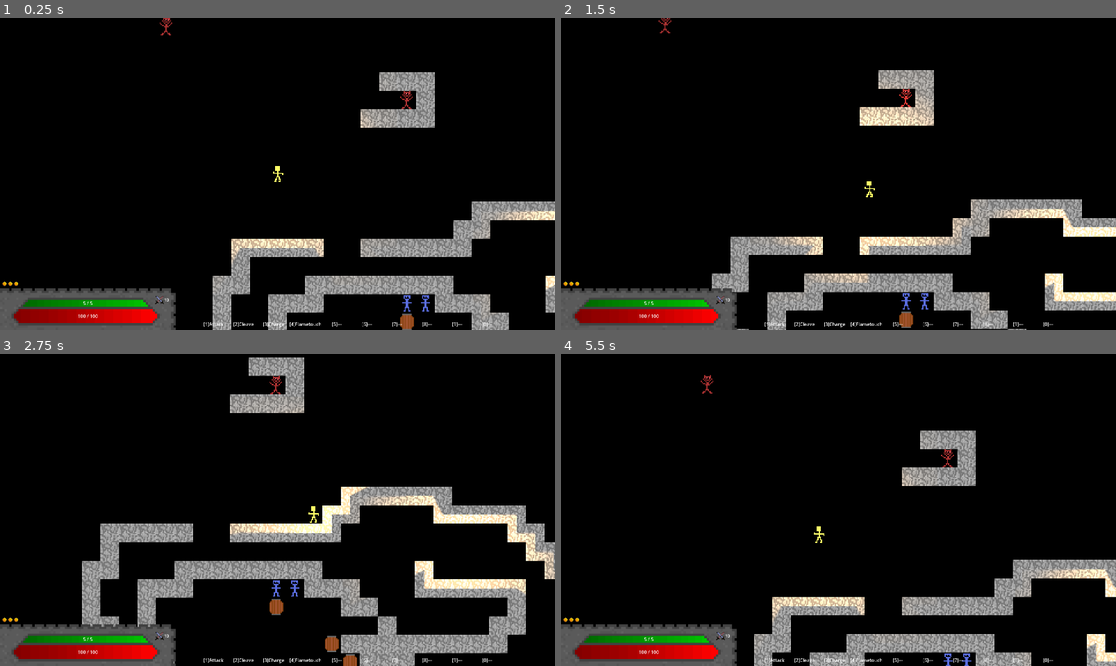
Above: before the commit, frames 1-4 (two rows, left to right).
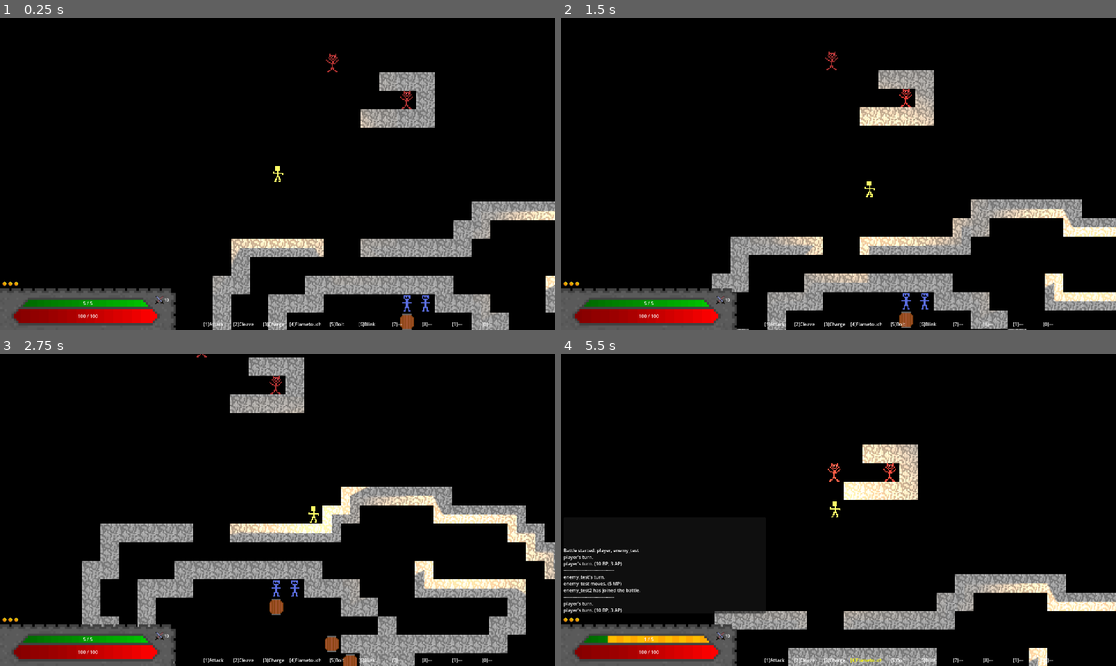
Above: after the commit, the same moments.

Repository: E-Rodowicz/Project-Fantasy
Game: Godot game, scene res://scenes/levels/world.tscn
Same seed, same stepped clock (60 frames per second), same inputs: the game is played once before the commit and once after it.
Inputs:
- Up to frame 1 (0.25 s): no input
- Up to frame 2 (1.5 s): tap Enter at 0.5 s; hold Right (ui_right) 0.53-1.28 s; hold E (interact) 0.53-1.28 s; tap G (end_turn) at 0.6 s; hold Down (ui_down) from 1.28 s (still down); tap E (interact) at 1.35 s
- Up to frame 3 (2.75 s): tap G (end_turn) at 1.55 s; release Down (ui_down) at 2.03 s; hold Right (ui_right) from 2.03 s (still down); hold E (interact) from 2.03 s (still down); tap 0 (ability_0) at 2.1 s
- Up to frame 4 (5.5 s): release Right (ui_right) at 2.78 s; release E (interact) at 2.78 s; hold Up (ui_up) 2.78-3.53 s; tap 1 (ability_1) at 2.85 s; tap G (end_turn) at 3.05, 4.55 s; hold E (interact) 3.53-4.28 s; hold Left (ui_left) 3.53-5.03 s; tap 2 (ability_2) at 3.6 s; tap Q (cancel) at 4.15 s; tap 3 (ability_3) at 4.35 s; hold Down (ui_down) from 5.03 s (still down); hold E (interact) from 5.03 s (still down); tap 4 (ability_4) at 5.1 s

The runs differ from the first frame. In frame 1, 0.2% of the frame differs, in the area x 28-68%, y 0-100%; in frame 2, 0.1%; in frame 3, less than 0.1%; in frame 4, 16%, in the area x 0-100%, y 6-100%.

Commit message:
Added abilities Bolt + Blink
Added the chained lightning ability and the teleport+stab ability.

Diff:
--- a/scenes/levels/world.tscn
+++ b/scenes/levels/world.tscn
@@ -284,7 +284,7 @@
 occluder = SubResource("OccluderPolygon2D_w2p53")
 
 [node name="enemy_test" parent="." unique_id=837642104 instance=ExtResource("5_7xgas")]
-position = Vector2(-248, -312)
+position = Vector2(-104, -280)
 stats = ExtResource("6_gy5pc")
 
 [node name="enemy_test2" parent="." unique_id=984877115 instance=ExtResource("5_7xgas")]
--- a/scripts/autoloaders/AbilityDB.gd
+++ b/scripts/autoloaders/AbilityDB.gd
@@ -3,21 +3,6 @@
 var abilities: Dictionary = {
 	# ------------ RED ------------
 	# ------------ LEVEL 2 ------------
-	"cleave": {
-		"id": "cleave",
-		"name": "Cleave",
-		"tree": "red",
-		"level_req": 2,
-		"cost": {"ap": 1},
-		"sp_cost": 3,
-		"targeting": "direction",
-		"range": 3,
-		"damage_percent": 0.66,
-		"hit_modifier": -0.1,
-		"dismember_one_hand": 0.025,
-		"dismember_two_hand": 0.05,
-		"description": "Attacks in a horizontal line of 4 tiles for 50% damage. Small chance to insta-kill each target."
-		},
 	"charge": {
 		"id": "charge",
 		"name": "Charge",
@@ -34,11 +19,54 @@
 		"hit_modifier": 0.0,
 		"description": "Charges in a line, hitting targets along the way for 50% damage. Endpoint target takes 100% and is pushed. No room to push? 300% crush damage instead."
 		},
+	"cleave": {
+		"id": "cleave",
+		"name": "Cleave",
+		"tree": "red",
+		"level_req": 2,
+		"cost": {"ap": 1},
+		"sp_cost": 3,
+		"targeting": "direction",
+		"range": 3,
+		"damage_percent": 0.66,
+		"hit_modifier": -0.1,
+		"dismember_one_hand": 0.025,
+		"dismember_two_hand": 0.05,
+		"description": "Attacks in a horizontal line of 4 tiles for 50% damage. Small chance to insta-kill each target."
+		},
 	# ------------ GREEN ------------
 	# ------------ LEVEL 2 ------------
-	# N/A
+	"blink": {
+		"id": "blink",
+		"name": "Blink",
+		"tree": "green",
+		"level_req": 2,
+		"cost": {"ap": 1, "mp": 3},
+		"sp_cost": 3,
+		"targeting": "blink",
+		"blink_range": 5,
+		"damage_percent": 1.5,
+		"hit_modifier": 0.0,
+		"description": "Teleport near an enemy and strike for 150% damage. Gain 33% dodge on next attack."
+		},
 	# ------------ BLUE ------------
 	# ------------ LEVEL 2 ------------
+	"bolt": {
+		"id": "bolt",
+		"name": "Bolt",
+		"tree": "blue",
+		"level_req": 2,
+		"cost": {"bp": 1, "sc": 1},
+		"sp_cost": 3,
+		"targeting": "line",
+		"range_ortho": 3,
+		"range_diag": 2,
+		"damage_percent": 1.0,
+		"hit_modifier": 0.0,
+		"bounce_range": 5,
+		"max_sc": 6,
+		"description": "Fire a bolt of lightning. Bounces between targets with decreasing damage."
+		},
 	"flametouch": {
 		"id": "flametouch",
 		"name": "Flametouch",
@@ -73,6 +101,10 @@
 			instance = ChargeAbility.new()
 		"flametouch":
 			instance = FlameTouchAbility.new()
+		"bolt":
+			instance = BoltAbility.new()
+		"blink":
+			instance = BlinkAbility.new()
 
 	if instance != null:
 		instance.setup(abilities[ability_id])
--- a/scripts/autoloaders/BattleManager.gd
+++ b/scripts/autoloaders/BattleManager.gd
@@ -92,6 +92,7 @@
 func end_turn() -> void:
 	if not active:
 		return
+	CombatLog.add("----------------------------------")
 	await get_tree().process_frame
 	_next_turn()
 
--- a/scripts/autoloaders/PlayerData.gd
+++ b/scripts/autoloaders/PlayerData.gd
@@ -102,6 +102,10 @@
 	hotbar[2] = "charge"
 	learn_ability("flametouch")
 	hotbar[3] = "flametouch"
+	learn_ability("bolt")
+	hotbar[4] = "bolt"
+	learn_ability("blink")
+	hotbar[5] = "blink"
 	ap_max = 3
 	add_quest({
 		"id": "imp_in_attic",
--- /dev/null
+++ b/scripts/combat/abilities/blink.gd
@@ -0,0 +1,70 @@
+class_name BlinkAbility
+extends BaseAbility
+
+func get_target_tiles(player_tile: Vector2i, direction: Vector2i, world_layer: TileMapLayer) -> Array:
+	var blink_range: int = data.get("blink_range", 6)
+	var all_combatants: Array = BattleManager.combatants
+	var valid: Array = []
+
+	for dx in range(-blink_range, blink_range + 1):
+		for dy in range(-blink_range, blink_range + 1):
+			if dx == 0 and dy == 0:
+				continue
+			if maxi(abs(dx), abs(dy)) > blink_range:
+				continue
+			var tile: Vector2i = player_tile + Vector2i(dx, dy)
+			# Not a wall.
+			if world_layer.get_cell_source_id(tile) != -1:
+				continue
+			# Not occupied by any combatant.
+			var occupied: bool = false
+			for c in all_combatants:
+				if is_instance_valid(c) and world_layer.local_to_map(c.global_position) == tile:
+					occupied = true
+					break
+			if occupied:
+				continue
+			# Must be adjacent to at least one enemy.
+			var near_enemy: bool = false
+			for c in all_combatants:
+				if not is_instance_valid(c) or c.is_in_group("player"):
+					continue
+				var c_tile: Vector2i = world_layer.local_to_map(c.global_position)
+				if abs(c_tile.x - tile.x) <= 1 and abs(c_tile.y - tile.y) <= 1:
+					near_enemy = true
+					break
+			if near_enemy:
+				valid.append(tile)
+
+	return valid
+
+func execute(caster: Node, tiles: Array, all_combatants: Array, world_layer: TileMapLayer) -> void:
+	if tiles.size() < 2:
+		return
+	var landing_tile: Vector2i = tiles[0]
+	var target_tile: Vector2i = tiles[1]
+
+	# Teleport.
+	caster.global_position = world_layer.map_to_local(landing_tile)
+	CombatLog.add(caster.name + " blinks.")
+
+	# Find the selected target.
+	var target: Node = combatant_on_tile(target_tile, all_combatants, world_layer)
+	if target == null:
+		return
+
+	# Strike for 150% weapon damage.
+	var damage_percent: float = data.get("damage_percent", 1.5)
+	var hit_chance: float = get_hit_chance(target)
+	if randf() >= hit_chance:
+		CombatLog.add(target.name + " dodges " + caster.name + "'s blink strike.")
+	else:
+		var base_damage: int = roll_weapon_damage(caster)
+		var final_damage: int = maxi(1, roundi(base_damage * damage_percent))
+		CombatLog.add(caster.name + " strikes " + target.name + " for " + str(final_damage) + ".")
+		_deal_damage(target, final_damage)
+
+	# Apply blink dodge buff.
+	if caster.is_in_group("player"):
+		PlayerData.add_status_effect("blink_dodge", 1)
+		CombatLog.add(caster.name + " is ready to dodge! (33%)")
--- /dev/null
+++ b/scripts/combat/abilities/bolt.gd
@@ -0,0 +1,96 @@
+class_name BoltAbility
+extends BaseAbility
+
+func get_target_tiles(player_tile: Vector2i, direction: Vector2i, world_layer: TileMapLayer) -> Array:
+	var max_range: int = data.get("range_ortho", 3)
+	if direction.x != 0 and direction.y != 0:
+		max_range = data.get("range_diag", 2)
+
+	var tiles: Array = []
+	for i in range(1, max_range + 1):
+		var tile: Vector2i = player_tile + direction * i
+		if world_layer.get_cell_source_id(tile) != -1:
+			break
+		tiles.append(tile)
+	return tiles
+
+func execute(caster: Node, tiles: Array, all_combatants: Array, world_layer: TileMapLayer) -> void:
+	# Finds the first target in bolt's path.
+	var initial_target: Node = null
+	for tile in tiles:
+		var target: Node = combatant_on_tile(tile, all_combatants, world_layer)
+		if target != null and target != caster:
+			initial_target = target
+			break
+
+	if initial_target == null:
+		CombatLog.add(caster.name + "'s bolt fizzles — no target in range.")
+		return
+
+	# Initial hit of full weapon damage.
+	var hit_chance: float = get_hit_chance(initial_target)
+	if randf() >= hit_chance:
+		CombatLog.add(initial_target.name + " dodges " + caster.name + "'s bolt!")
+		return
+
+	var base_damage: int = roll_weapon_damage(caster)
+	var final_damage: int = maxi(1, roundi(base_damage * data.get("damage_percent", 1)))
+	CombatLog.add(caster.name + "'s bolt strikes " + initial_target.name + " for " + str(final_damage) + "!")
+	_deal_damage(initial_target, final_damage)
+
+# Bounce chain — chance and damage decrease by 20% per bounce.
+	var last_tile: Vector2i = world_layer.local_to_map(initial_target.global_position)
+	var bounce_range: int = data.get("bounce_range", 5)
+	var bounce_chance: float = 0.80
+	var bounce_multiplier: float = 0.80
+
+	while true:
+		# Roll to see if the bolt arcs again.
+		if randf() >= bounce_chance:
+			CombatLog.add("Bolt dissipates.")
+			break
+
+		var bounce_target: Node = _find_bounce_target(last_tile, caster, all_combatants, world_layer, bounce_range)
+		if bounce_target == null:
+			CombatLog.add("Bolt has no target to bounce to.")
+			break
+
+		var bounce_hit_chance: float = get_hit_chance(bounce_target)
+		if randf() >= bounce_hit_chance:
+			CombatLog.add(bounce_target.name + " dodges the bouncing bolt!")
+			break
+
+		var bounce_base: int = roll_weapon_damage(caster)
+		var bounce_damage: int = maxi(1, roundi(bounce_base * bounce_multiplier))
+		CombatLog.add("Bolt bounces to " + bounce_target.name + " for " + str(bounce_damage) + "!")
+		last_tile = world_layer.local_to_map(bounce_target.global_position)
+		_deal_damage(bounce_target, bounce_damage)
+
+		# Decrease for next bounce, floored at minimums.
+		bounce_chance = maxf(0.01, bounce_chance - 0.20)
+		bounce_multiplier = maxf(0.20, bounce_multiplier - 0.20)
+
+func _find_bounce_target(from_tile: Vector2i, caster: Node, all_combatants: Array, world_layer: TileMapLayer, bounce_range: int) -> Node:
+	var candidates: Array = []
+
+	for c in all_combatants:
+		if c == caster or not is_instance_valid(c):
+			continue
+		var alive: bool = true
+		if c.is_in_group("player"):
+			alive = PlayerData.current_hp > 0
+		else:
+			alive = c.current_hp > 0
+		if not alive:
+			continue
+
+		var c_tile: Vector2i = world_layer.local_to_map(c.global_position)
+		if c_tile == from_tile:
+			continue
+		var dist: int = maxi(abs(c_tile.x - from_tile.x), abs(c_tile.y - from_tile.y))
+		if dist <= bounce_range:
+			candidates.append(c)
+
+	if candidates.is_empty():
+		return null
+	return candidates[randi() % candidates.size()]
--- a/scripts/combat/combatant_turn.gd
+++ b/scripts/combat/combatant_turn.gd
@@ -49,6 +49,8 @@
 var ability_instance: BaseAbility = null
 var has_ability_target: bool = false
 var status_processor: StatusEffectProcessor = StatusEffectProcessor.new()
+
+var blink_landing_tile: Vector2i = Vector2i.ZERO
 
 var active_hotbar_slot: int = -1
 
@@ -346,6 +348,25 @@
 			ability_direction = best_direction
 			_build_ability_tiles()
 
+	elif ability_instance.get_targeting_type() == "blink":
+		_build_ability_tiles()
+		if ability_tiles.is_empty():
+			mode = Mode.MOVE
+			active_ability = {}
+			ability_instance = null
+			return
+
+		# Places cursor on nearest target.
+		var best_tile: Vector2i = ability_tiles[0]
+		var best_dist: int = 999
+		for tile in ability_tiles:
+			var dist: int = maxi(abs(tile.x - player_tile.x), abs(tile.y - player_tile.y))
+			if dist < best_dist:
+				best_dist = dist
+				best_tile = tile
+		cursor_tile = best_tile
+		overlay.paint_purple(cursor_tile)
+
 	_update_floating_labels()
 
 func _handle_ability_input() -> void:
@@ -447,6 +468,85 @@
 				_build_ability_tiles()
 			else:
 				_exit_ability_mode()
+
+	elif active_ability.get("targeting") == "blink":
+		if not has_ability_target:
+			# Phase 1: selecting landing tile.
+			var moved: bool = false
+			if Input.is_action_just_pressed("ui_up"):
+				cursor_tile.y -= 1
+				moved = true
+			elif Input.is_action_just_pressed("ui_down"):
+				cursor_tile.y += 1
+				moved = true
+			elif Input.is_action_just_pressed("ui_left"):
+				cursor_tile.x -= 1
+				moved = true
+			elif Input.is_action_just_pressed("ui_right"):
+				cursor_tile.x += 1
+				moved = true
+
+			if moved:
+				_build_ability_tiles()
+				if cursor_tile in ability_tiles:
+					overlay.paint_purple(cursor_tile)
+				else:
+					overlay.paint_grey(cursor_tile)
+
+			if Input.is_action_just_pressed("interact") and cursor_tile in ability_tiles:
+				has_ability_target = true
+				blink_landing_tile = cursor_tile
+				var directions: Array = [
+					Vector2i(0, -1), Vector2i(0, 1),
+					Vector2i(-1, 0), Vector2i(1, 0),
+					Vector2i(-1, -1), Vector2i(1, -1),
+					Vector2i(-1, 1), Vector2i(1, 1)
+				]
+				for dir in directions:
+					var tile: Vector2i = blink_landing_tile + dir
+					if world_layer.get_cell_source_id(tile) != -1:
+						continue
+					if _tile_has_combatant(tile):
+						cursor_tile = tile
+						break
+				_redraw_blink_target_select()
+
+			if Input.is_action_just_pressed("cancel"):
+				_exit_ability_mode()
+
+		else:
+			# Phase 2: aim attack direction from landing tile.
+			var any_pressed: bool = (
+				Input.is_action_just_pressed("ui_up") or
+				Input.is_action_just_pressed("ui_down") or
+				Input.is_action_just_pressed("ui_left") or
+				Input.is_action_just_pressed("ui_right")
+			)
+
+			if any_pressed:
+				var dir: Vector2i = Vector2i.ZERO
+				if Input.is_action_pressed("ui_up"): dir.y -= 1
+				if Input.is_action_pressed("ui_down"): dir.y += 1
+				if Input.is_action_pressed("ui_left"): dir.x -= 1
+				if Input.is_action_pressed("ui_right"): dir.x += 1
+
+				if dir != Vector2i.ZERO:
+					var wanted: Vector2i = blink_landing_tile + dir
+					if world_layer.get_cell_source_id(wanted) == -1:
+						cursor_tile = wanted
+						_redraw_blink_target_select()
+
+			if Input.is_action_just_pressed("interact"):
+				_execute_ability()
+
+			if Input.is_action_just_pressed("cancel"):
+				has_ability_target = false
+				_build_ability_tiles()
+				cursor_tile = blink_landing_tile
+				if cursor_tile in ability_tiles:
+					overlay.paint_purple(cursor_tile)
+				else:
+					overlay.paint_grey(cursor_tile)
 
 func _redraw_ability_confirm() -> void:
 	overlay.clear_all()
@@ -475,7 +575,10 @@
 
 	CombatLog.add(combatant.name + " uses " + active_ability.get("name", "") + "!")
 	animating = true
-	await ability_instance.execute(combatant, ability_tiles, combatants, world_layer)
+	var execute_tiles: Array = ability_tiles
+	if active_ability.get("targeting") == "blink":
+		execute_tiles = [blink_landing_tile, cursor_tile]
+	await ability_instance.execute(combatant, execute_tiles, combatants, world_layer)
 	animating = false
 	player_tile = world_layer.local_to_map(combatant.global_position)
 	BattleManager.check_for_reinforcements()
@@ -489,6 +592,7 @@
 	active_hotbar_slot = -1
 	ability_instance = null
 	has_ability_target = false
+	blink_landing_tile = Vector2i.ZERO
 	cursor_tile = player_tile
 	_recalculate_reachable()
 	_redraw()
@@ -851,6 +955,12 @@
 		return randi_range(combatant.stats.base_damage_min, combatant.stats.base_damage_max)
 
 func _try_attack(target: Node) -> void:
+	# Blink dodge: separate roll before regular dodge.
+	if target.is_in_group("player") and PlayerData.get_status_stacks("blink_dodge") > 0:
+		if randf() < 0.33:
+			CombatLog.add(target.name + " blink-dodges " + combatant.name + "'s attack!")
+			PlayerData.remove_status_stacks("blink_dodge", 1)
+			return
 	var hit_chance: float = CombatantStats.hit_chance_for(target, 0.0)
 	if randf() >= hit_chance:
 		CombatLog.add(combatant.name + " attacks " + target.name + " but misses!")
@@ -902,6 +1012,15 @@
 			overlay.paint_purple(cursor_tile)
 		else:
 			overlay.paint_yellow(cursor_tile)
+	_update_floating_labels()
+
+func _redraw_blink_target_select() -> void:
+	overlay.clear_all()
+	overlay.paint_bright_green(blink_landing_tile)
+	if _tile_has_combatant(cursor_tile):
+		overlay.paint_purple(cursor_tile)
+	else:
+		overlay.paint_yellow(cursor_tile)
 	_update_floating_labels()
 
 func end_turn() -> void:
@@ -1051,9 +1170,13 @@
 		if _tile_has_combatant(cursor_tile):
 			result.append(cursor_tile)
 	elif mode == Mode.ABILITY:
-		for tile in ability_tiles:
-			if _tile_has_combatant(tile):
-				result.append(tile)
+		if active_ability.get("targeting") == "blink" and has_ability_target:
+			if _tile_has_combatant(cursor_tile):
+				result.append(cursor_tile)
+		else:
+			for tile in ability_tiles:
+				if _tile_has_combatant(tile):
+					result.append(tile)
 	return result
 
 func _hit_chance_against(target: Node) -> float:
--- a/scripts/combat/status_effect_processor.gd
+++ b/scripts/combat/status_effect_processor.gd
@@ -12,6 +12,7 @@
 	world_layer = p_world_layer
 
 	_process_fire()
+	_process_blink_dodge()
 
 	return _is_alive()
 
@@ -100,6 +101,13 @@
 		return PlayerData.current_hp > 0
 	return combatant.current_hp > 0
 
+func _process_blink_dodge() -> void:
+	if not combatant.is_in_group("player"):
+		return
+	if _get_stacks("blink_dodge") > 0:
+		_remove_stacks("blink_dodge", 1)
+		CombatLog.add("Blink dodge fades.")
+
 # ============================================================
 # HELPERS — arbitrary target (for spread)
 # ============================================================
Not shown, added: scripts/combat/abilities/blink.gd.uid
Not shown, added: scripts/combat/abilities/bolt.gd.uid
Not shown, removed: assets/New shortcut.lnk
